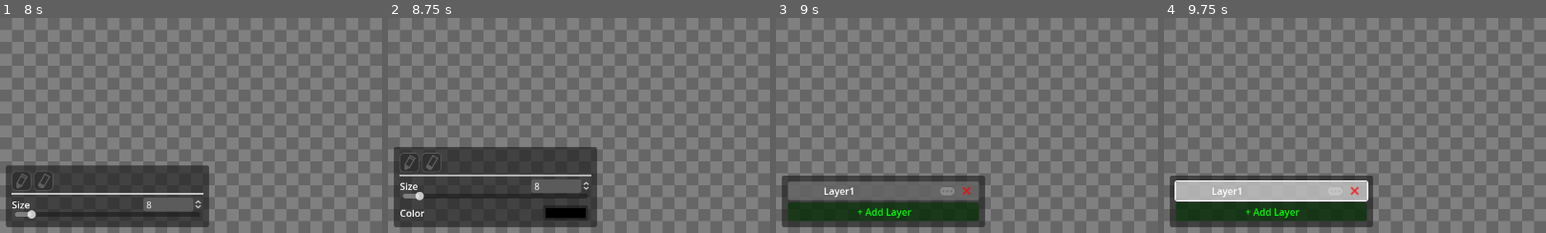
Above: before the commit, frames 1-4 (left to right).
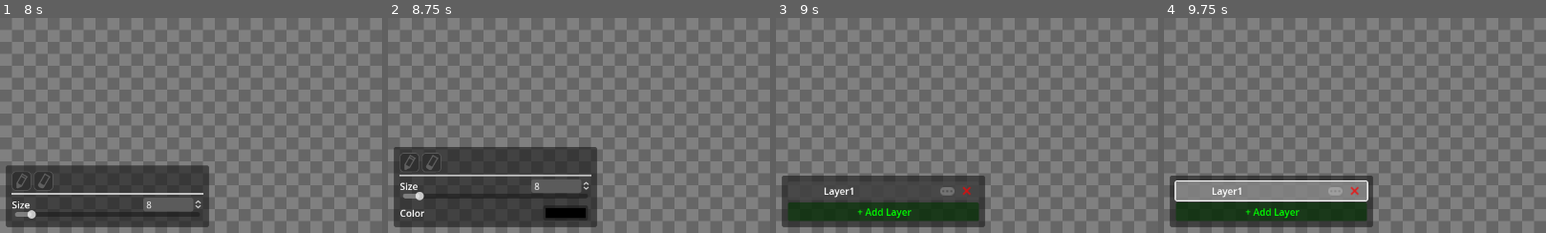
Above: after the commit, the same moments.

Repository: SrtHero278/SimpleImage
Game: Godot game, scene res://scenes/main.tscn
The game is run twice, just before and just after one commit, with the same random seed, the same clock (stepped at 60 frames per second) and the same inputs.
Inputs (mouse positions are % of the whole screen's width and height, from its top left):
- Up to frame 1 (8 s): click (3, 84) at 0.52 s; click (6, 84) at 1.27 s; click (3, 88) at 2.02 s; click (3, 84) at 2.77 s; click (6, 84) at 3.52 s; click (6, 88) at 4.27 s; click (3, 88) at 5.02 s; click (3, 84) at 5.77 s; click (6, 84) at 6.52 s; click (6, 88) at 7.27 s
- Up to frame 2 (8.75 s): click (3, 88) at 8.02 s
- Up to frame 3 (9 s): tap Enter at 8.75 s; move the mouse to (72, 45) at 8.77 s; tap Tab at 8.85 s; click (72, 45) at 8.92 s
- Up to frame 4 (9.75 s): click "Layer1" at 9.5 s
The pictures show only the part of the screen within x 0-50%, y 50-100%; the shares and areas given below are measured in that part.

Frames 1-2 are identical in both runs. In frame 3, 3.9% of the frame differs, in the area x 3-53%, y 76-85%; in frame 4, 4.3%, in the area x 3-54%, y 76-85%.

Commit message:
halo effect? not anymore!
also changed some stuff with selected layers

Diff:
--- a/scenes/main.gd
+++ b/scenes/main.gd
@@ -32,10 +32,11 @@
 			return
 
 		var data = JSON.parse_string(FileAccess.get_file_as_string("res://data.json"))
-		layers.size = Vector2(data.width, data.height)
+		layers.size = Vector2(roundf(data.width), roundf(data.height))
 		for layer in data.layers:
 			tool_panel.add_layer()
 			cur_layer_img.load_png_from_buffer(FileAccess.get_file_as_bytes(layer.path))
+			cur_layer_img.fix_alpha_edges()
 			cur_layer_tex.update(cur_layer_img)
 			var layer_spr = layers.get_child(cur_layer_index)
 			layer_spr.name = layer.name
@@ -104,7 +105,7 @@
 
 		var packer = PCKPacker.new()
 		packer.pck_start(path)
-		var data = {"width": layers.size.x, "height": layers.size.y, "layers": []}
+		var data = {"width": roundi(layers.size.x), "height": roundi(layers.size.y), "layers": []}
 
 		for i in layers.get_child_count():
 			var layer = layers.get_child(i)
--- a/scripts/ToolPanel.gd
+++ b/scripts/ToolPanel.gd
@@ -49,9 +49,11 @@
 	size.y = tool_box.size.y + 20
 	position.y = get_viewport_rect().size.y - 10 - size.y
 
+var cur_button:Layer
 func switch_layer(button):
-	layers.get_child(Main.invert_index(Main.scene.cur_layer_index)).self_modulate.v = 1
-	button.self_modulate.v = 5
+	cur_button.self_modulate.v = 1
+	button.self_modulate.v = 3
+	cur_button = button
 	Main.scene.cur_layer_index = Main.invert_index(button.get_index())
 	Main.scene.cur_layer_tex = Main.scene.layers.get_child(Main.scene.cur_layer_index).texture
 	Main.scene.cur_layer_img = Main.scene.cur_layer_tex.get_image()
@@ -66,19 +68,18 @@
 func delete_layer(button):
 	if Main.scene.layer_lock.size() < 2: return
 
-	var cur_button = layers.get_child(layers.get_child_count() - 1 - Main.scene.cur_layer_index)
 	var index = Main.invert_index(button.get_index())
 	Main.scene.layers.get_child(index).queue_free()
 	Main.scene.layer_lock.remove_at(index)
 	layers.remove_child(button)
+	switch_layer(layers.get_child(0) if cur_button == button else cur_button)
 	button.queue_free()
-	switch_layer(layers.get_child(0) if cur_button == button else cur_button)
 	layers.size.y = 0
 	size.y = layers.size.y + 20
 	position.y = get_viewport_rect().size.y - 10 - size.y
 func add_layer():
-	if Main.scene.layer_lock.size() > 0:
-		layers.get_child(Main.invert_index(Main.scene.cur_layer_index)).self_modulate.v = 1
+	if cur_button != null:
+		cur_button.self_modulate.v = 1
 	var layer_spr = Sprite2D.new()
 	layer_spr.centered = false
 	Main.scene.cur_layer_img = Image.create(Main.scene.layers.size.x, Main.scene.layers.size.y, false, Image.FORMAT_RGBA8)
@@ -94,7 +95,8 @@
 	button.edit.pressed.connect(edit_layer.bind(button))
 	button.delete.pressed.connect(delete_layer.bind(button))
 	button.label.text = layer_spr.name
-	layers.size.y = 0
-	button.self_modulate.v = 5
+	layers.reset_size()
+	button.self_modulate.v = 3
+	cur_button = button
 	size.y = get_child(cur_tab).size.y + 20
 	position.y = get_viewport_rect().size.y - 10 - size.y
--- a/scripts/tools/BasePainter.gd
+++ b/scripts/tools/BasePainter.gd
@@ -14,6 +14,8 @@
 			MOUSE_BUTTON_LEFT:
 				if not event.pressed or event.position < Main.scene.layers.position or event.position > Main.scene.layers.position + Main.scene.layers.size * Main.scene.layers.scale:
 					in_use = false
+					Main.scene.cur_layer_img.fix_alpha_edges()
+					Main.scene.cur_layer_tex.update(Main.scene.cur_layer_img)
 					return
 				in_use = true
 				apply_draw((event.position - Main.scene.layers.position) / Main.scene.layers.scale)
